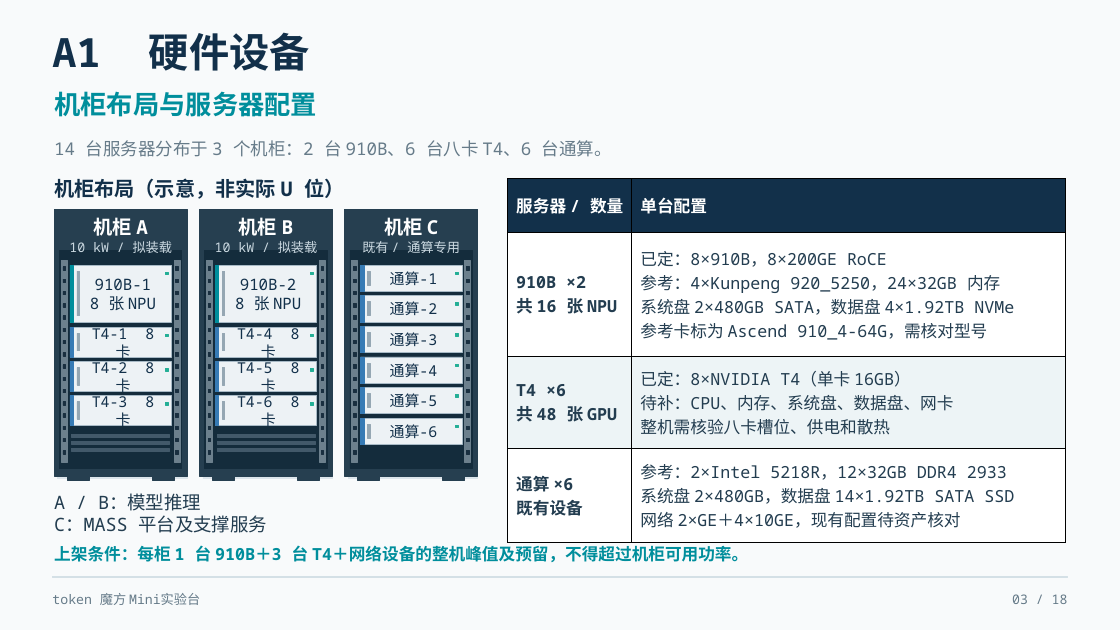
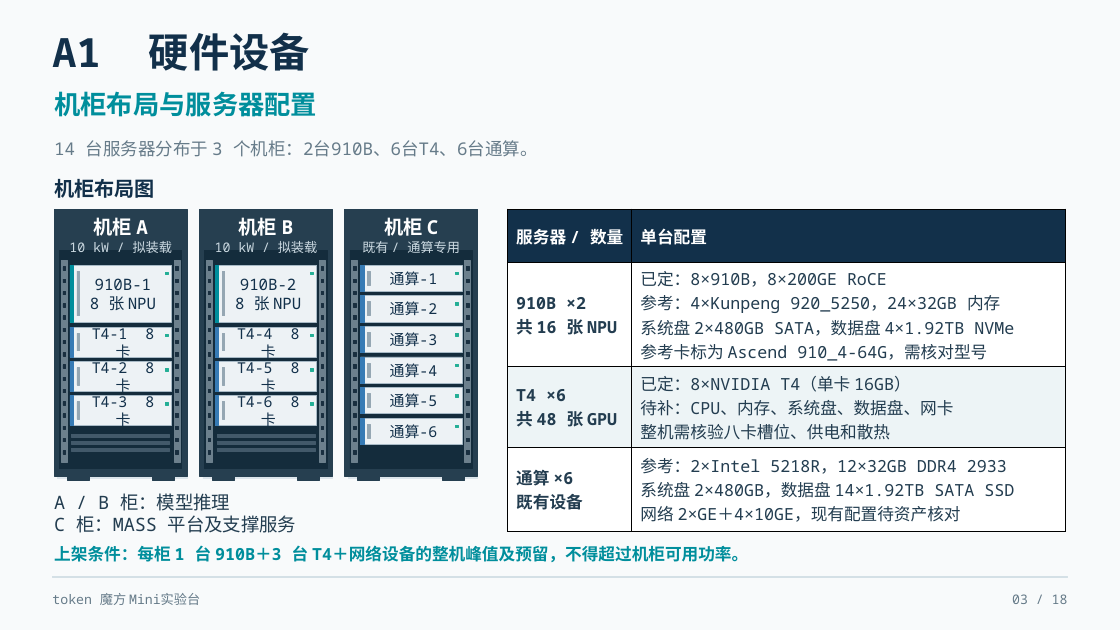
Before and after one commit to KurisuZhang/codex-catl, a slide deck: slide 3 of output/token_mini/Token魔方Mini实验台_完整合并版_修复版.pptx. Drawn at 1120x630 pixels with LibreOffice and Linux fonts; fonts in the diff are those of the drawing. Boxes give left, top, right and bottom in pixels: in the first picture for what was removed or moved away, otherwise in the second. Text is boxed around its words. In the diff, an @@ line names an element or a change of style, - is before the commit and + after.

```diff
--- a/output/token_mini/Token魔方Mini实验台_完整合并版_修复版.pptx
+++ b/output/token_mini/Token魔方Mini实验台_完整合并版_修复版.pptx
@@ text at [54,140,538,157]: text changed @@
-14 台服务器分布于 3 个机柜：2 台 910B、6 台八卡 T4、6 台通算。
+14 台服务器分布于 3 个机柜：2台910B、6台T4、6台通算。
@@ text at [54,179,155,198]: text changed @@
-机柜布局（示意，非实际 U 位）
+机柜布局图
@@ table: place and size @@
-table at [507,178,1066,532]
+table at [507,209,1066,526]
@@ text at [54,493,296,533]: text changed @@
-A / B：模型推理
-C：MASS 平台及支撑服务
+A / B 柜：模型推理
+C 柜：MASS 平台及支撑服务
```
Also in this commit, not shown: 12 other slides changed, 21 other files.
